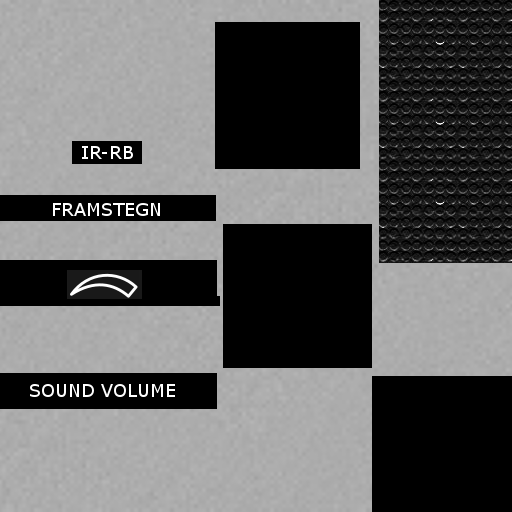
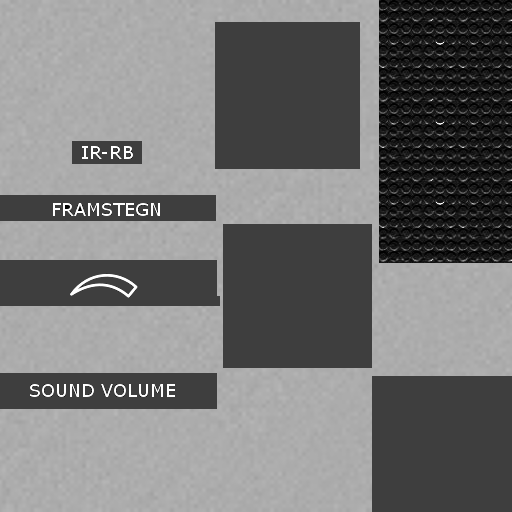
Before/after of a 512x512 layered artwork. What changed in the layer stack:
removed layer "FRAMSTEGN" over [left=55, top=203, right=158, bottom=216]
removed layer "IR-RB" over [left=82, top=146, right=133, bottom=159]
removed layer "SOUND VOLUME" over [left=30, top=384, right=175, bottom=397]
painted on "Layer" over [left=0, top=22, right=512, bottom=512]
